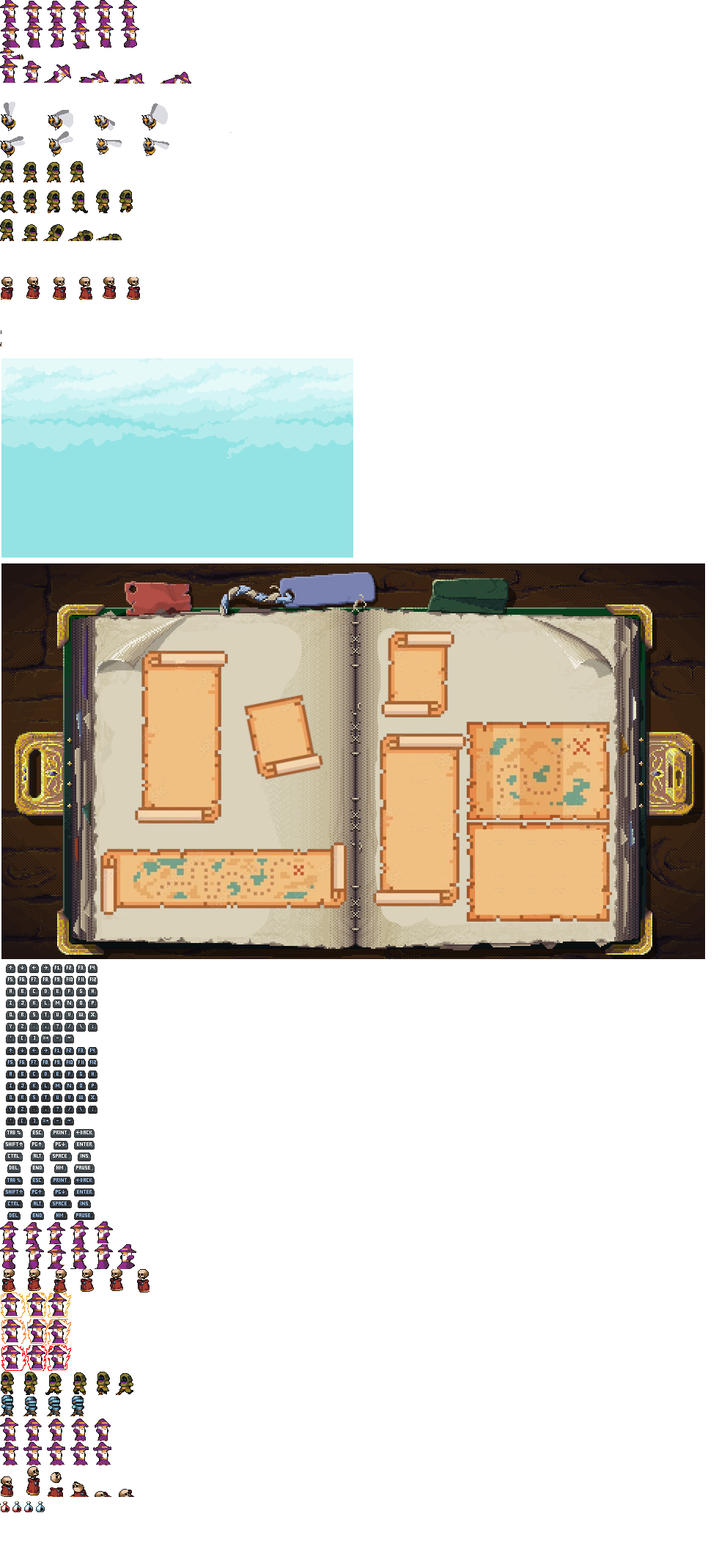
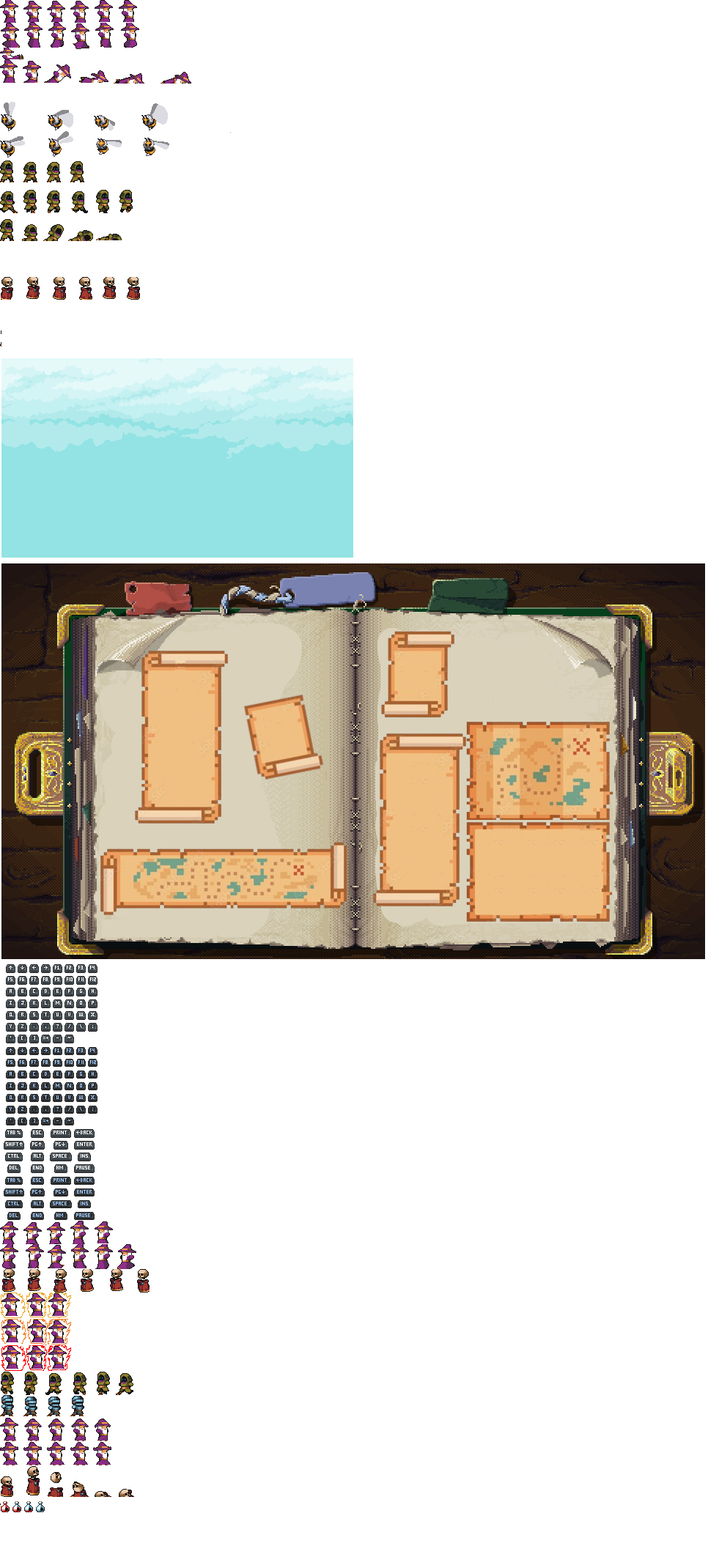
Layers edited between the first and the second 719 x 1568 image:
painted on "sprites.png" over left=11, top=21, right=135, bottom=1270
